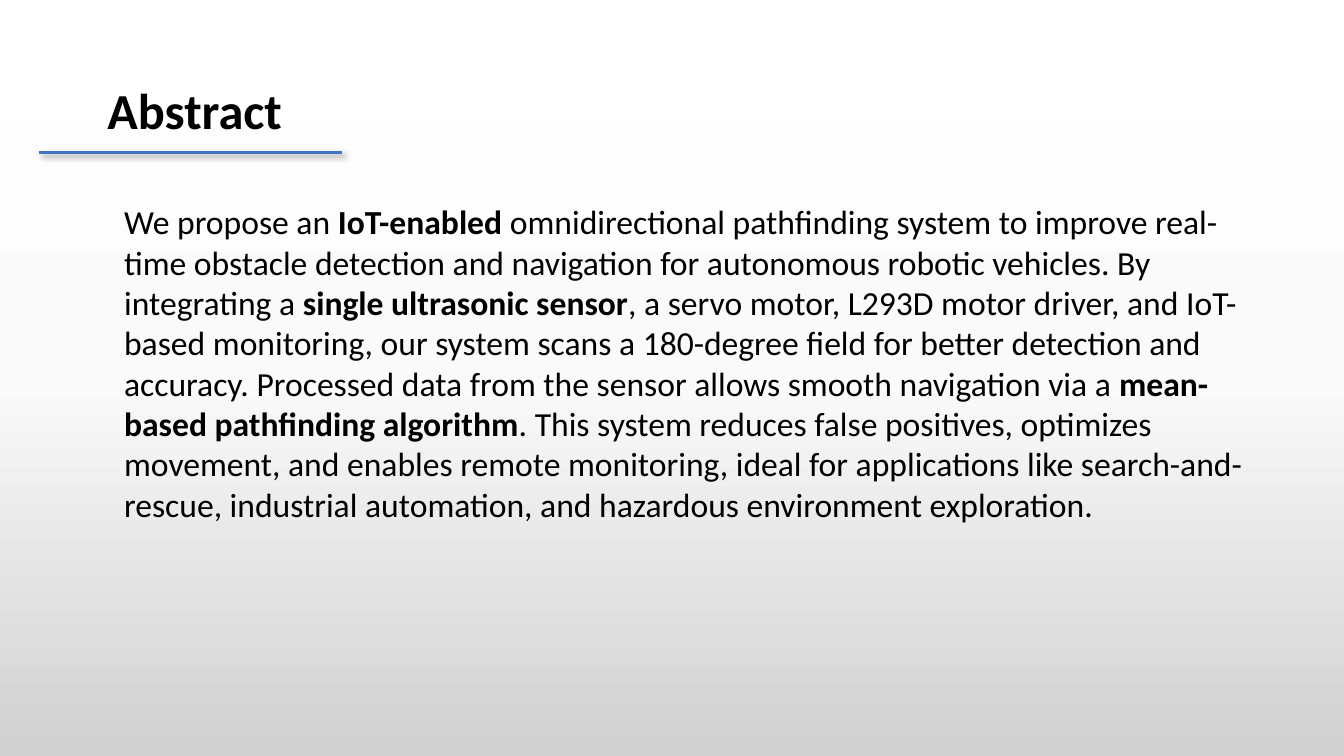
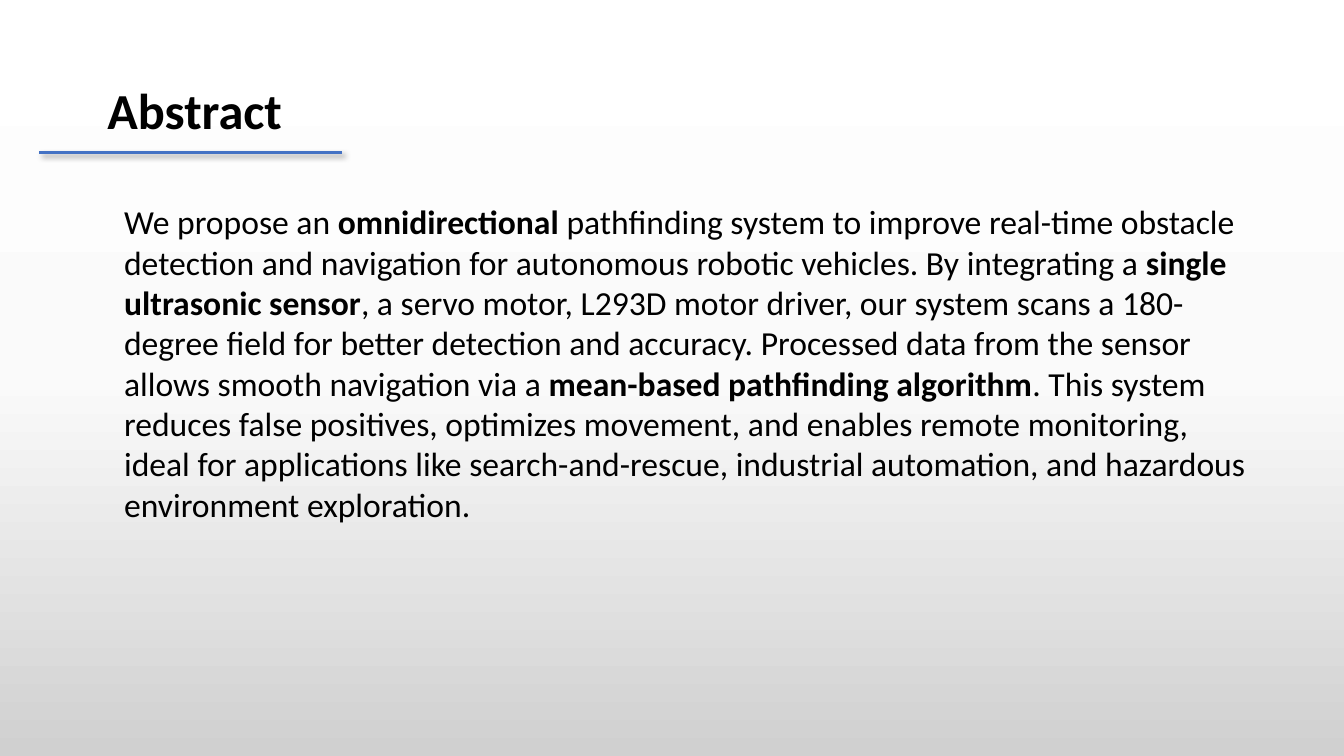
Before and after one commit to dheeraj78/project-4-2, a slide deck: slide 4 of Batch 8 .pptx. Drawn at 1344x756 pixels with LibreOffice and Linux fonts; fonts in the diff are those of the drawing. Boxes give left, top, right and bottom in pixels: in the first picture for what was removed or moved away, otherwise in the second. Text is boxed around its words. In the diff, an @@ line names an element or a change of style, - is before the commit and + after.

```diff
--- a/Batch 8 .pptx
+++ b/Batch 8 .pptx
@@ text at (x1=124, y1=210, x2=1245, y2=523): text changed @@
-We propose an IoT-enabled omnidirectional pathfinding system to improve real-time obstacle detection and navigation for autonomous robotic vehicles. By integrating a single ultrasonic sensor, a servo motor, L293D motor driver, and IoT-based monitoring, our system scans a 180-degree field for better detection and accuracy. Processed data from the sensor allows smooth navigation via a mean-based pathfinding algorithm. This system reduces false positives, optimizes movement, and enables remote monitoring, ideal for applications like search-and-rescue, industrial automation, and hazardous environment exploration.
+We propose an omnidirectional pathfinding system to improve real-time obstacle detection and navigation for autonomous robotic vehicles. By integrating a single ultrasonic sensor, a servo motor, L293D motor driver, our system scans a 180-degree field for better detection and accuracy. Processed data from the sensor allows smooth navigation via a mean-based pathfinding algorithm. This system reduces false positives, optimizes movement, and enables remote monitoring, ideal for applications like search-and-rescue, industrial automation, and hazardous environment exploration.
```
Also in this commit, not shown: 3 other slides changed, 3 slides added, 1 slide removed, 10 other files.
